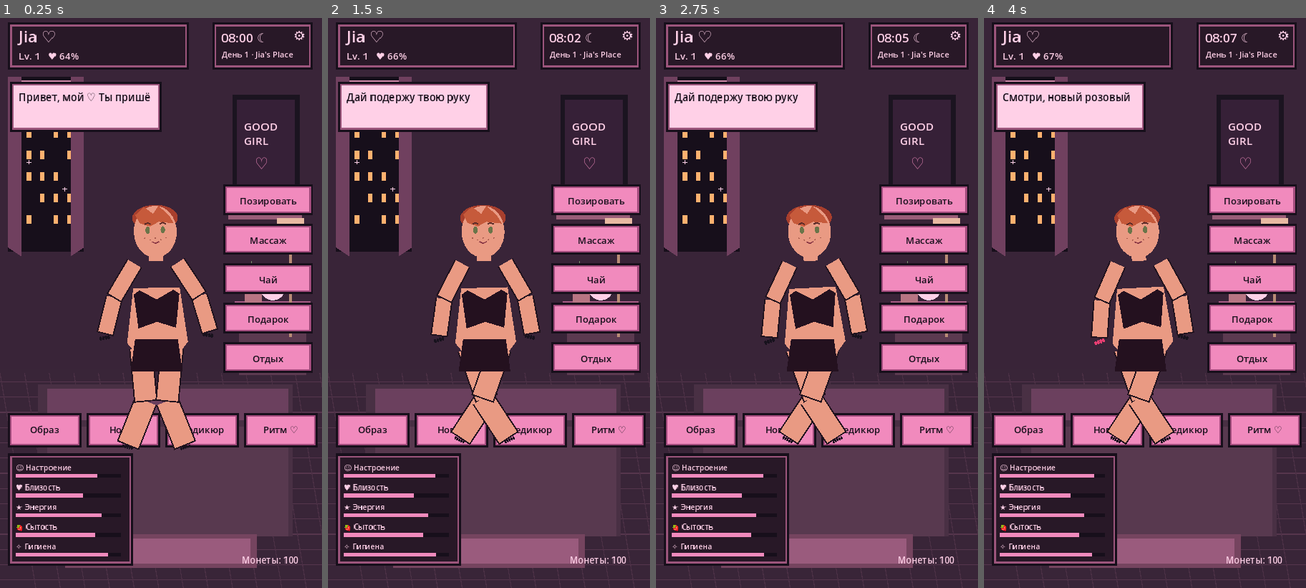
Above: before the commit, frames 1-4 (left to right).
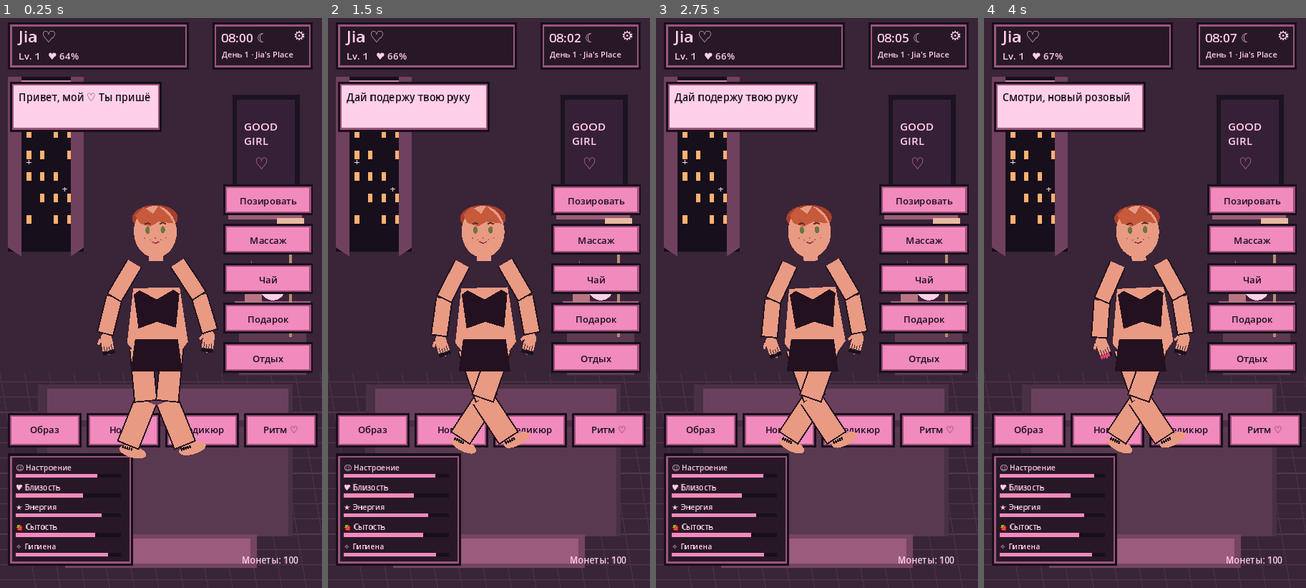
Above: after the commit, the same moments.

Repository: babymurderr0711/jia-android
Game: Godot game, scene res://Main.tscn
The game is run twice, just before and just after one commit, with the same random seed, the same clock (stepped at 60 frames per second) and the same inputs.
Inputs (mouse positions are in pixels of both pictures, inside the frame that each line leads up to):
- Up to frame 1 (0.25 s): no input
- Up to frame 2 (1.5 s): move the mouse to (559, 274) at 0.52 s; click (559, 274) at 0.67 s; drag from (424, 331) to (472, 417) at 1.27 s
- Up to frame 3 (2.75 s): tap Enter at 2 s; move the mouse to (849, 177) at 2.02 s; click (849, 177) at 2.17 s
- Up to frame 4 (4 s): drag from (1128, 417) to (1048, 217) at 2.77 s; move the mouse to (1241, 388) at 3.52 s; click (1241, 388) at 3.67 s

The runs differ from the first frame. In frame 1, 0.5% of the frame differs, in the area x 30-67%, y 54-78%; in frame 2, 0.5%; in frame 3, 0.5%, in the area x 33-65%, y 55-77%; in frame 4, 0.5%.

Commit message:
Complete articulated hands, five fingers, feet and nail placement

Diff:
--- a/godot/jia_skeleton_rig.gd
+++ b/godot/jia_skeleton_rig.gd
@@ -103,6 +103,10 @@
 	for pair in [[l_hip,l_knee],[l_knee,l_knee.get_node("Ankle_L")],[r_hip,r_knee],[r_knee,r_knee.get_node("Ankle_R")]]:
 		_add_bone_capsule(pair[0], pair[1], 25.0, SKIN)
 	_add_face(head)
+	_add_hand_shape(bones["Wrist_L"])
+	_add_hand_shape(bones["Wrist_R"])
+	_add_foot_shape(bones["Ankle_L"])
+	_add_foot_shape(bones["Ankle_R"])
 	_add_nails(bones["Wrist_L"])
 	_add_nails(bones["Wrist_R"])
 	_add_nails(bones["Ankle_L"], true)
@@ -168,12 +172,26 @@
 	mouth.default_color = Color("#8b3946")
 	head.add_child(mouth)
 
+func _add_hand_shape(parent: Bone2D) -> void:
+	_add_surface(parent, _ellipse(Vector2(0,14),Vector2(13,16)), SKIN)
+	var lengths := [19.0, 26.0, 29.0, 25.0, 18.0]
+	for i in range(5):
+		var x := -11.0 + float(i) * 5.5
+		var length: float = lengths[i]
+		var finger := PackedVector2Array([Vector2(x-2,20),Vector2(x+2,20),Vector2(x+2,length+20),Vector2(x-2,length+20)])
+		_add_surface(parent, finger, SKIN)
+	_add_surface(parent, PackedVector2Array([Vector2(-10,12),Vector2(-15,8),Vector2(-22,19),Vector2(-18,23)]), SKIN)
+
+func _add_foot_shape(parent: Bone2D) -> void:
+	_add_surface(parent, _ellipse(Vector2(14,12),Vector2(31,13)), SKIN)
+	_add_surface(parent, PackedVector2Array([Vector2(-3,5),Vector2(15,2),Vector2(34,7),Vector2(37,15),Vector2(13,22),Vector2(-4,17)]), SKIN)
+
 func _add_nails(parent: Bone2D, toes: bool = false) -> void:
-	var count := 5 if toes else 4
+	var count := 5
 	for i in range(count):
 		var nail := Polygon2D.new()
-		var x := float(i - 2) * (5.0 if toes else 6.0)
-		var y := 5.0 if toes else 9.0
+		var x := float(i - 2) * (5.0 if toes else 5.5)
+		var y := 7.0 if toes else 43.0
 		nail.polygon = _ellipse(Vector2(x, y), Vector2(2.2, 3.8) if toes else Vector2(2.8, 4.8))
 		nail.color = NAIL_COLORS[pedicure if toes else manicure]
 		parent.add_child(nail)
